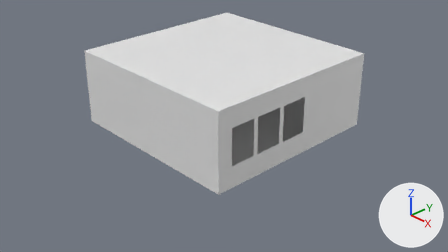
The Blender file untitled.blend: old version first, new version second.
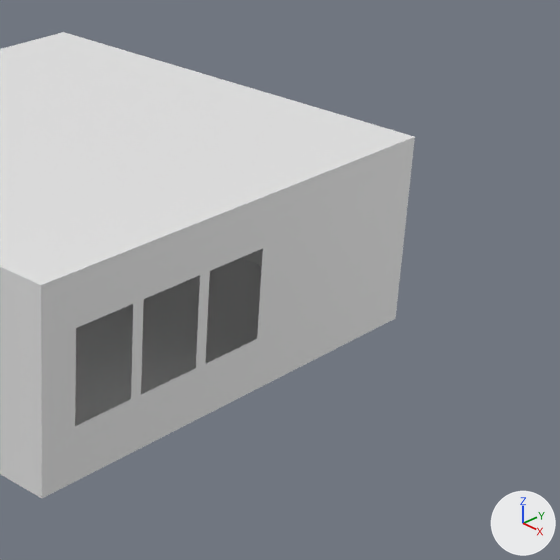
There are two pictures of each version: one from the file's camera 'Camera', one close up on the part from 45% to 94% of the width and 0% to 87% of the height. Every picture has the same lights, and +X, +Y and +Z are marked at lower right.

The scene before the commit, as lines of its bpy script (objects in view):
```python
me_plane = bpy.data.meshes.new('Plane')
me_plane.from_pydata(...)  # 120 vertices, 115 faces; spans x -1.7..1.7, y -1.7..1.7, z 0.0..1.35
ob_plane = bpy.data.objects.new('Plane', me_plane)
ob_plane.location = (0.0, 0.0, 0.0)
```
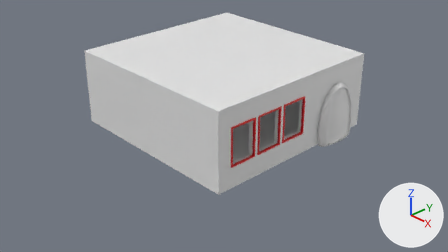
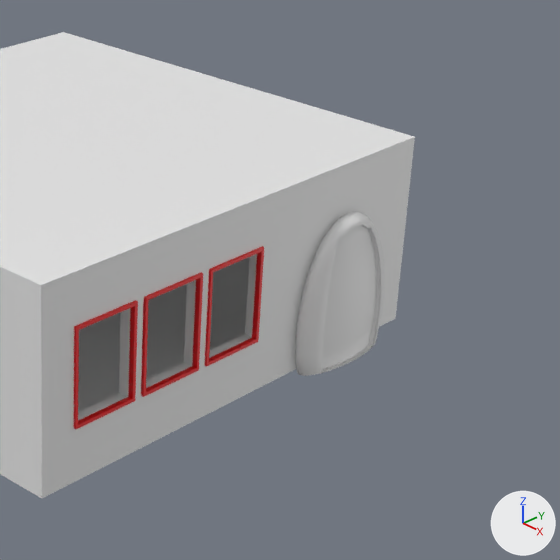
Boxes (x1, y1, x2, y2) around the edits, measured in the close-ups (560 x 560 px):
'Plane', modifiers changed: (0, 32, 415, 498) in both
'Sphere', added: after (296, 212, 384, 376)
'Plane.001', added (red): after (74, 300, 138, 429)
'Plane.002', added (red): after (141, 272, 203, 397)
'Plane.003', added (red): after (205, 246, 264, 366)

Edits to the bpy script that builds the scene:
```text
Add mat_material_001:
    mat_material_001 = principled_material('Material.001')
    mat_material_001.base_color = (0.8, 0.00325, 0.00543)  # red #e70b11
Add me_plane_003:
    me_plane_003.from_pydata(...)  # 32 vertices, 32 faces; spans x -1.0..1.0, y -1.0..1.0, z 0.0..0.04
    me_plane_003.materials.append(mat_material_001)  # red #e70b11
Add me_sphere:
    me_sphere.from_pydata(...)  # 381 vertices, 381 faces; spans x -1.22..0.71, y 0.46..2.46, z -0.68..0.71
    me_sphere.polygons.foreach_set('use_smooth', [True] * 381)
Change ob_plane:
    add _m = ob_plane.modifiers.new('Solidify', 'SOLIDIFY')
    add _m.thickness = 0.1
Add ob_plane_003:
    ob_plane_003 = bpy.data.objects.new('Plane.003', me_plane_003)
    ob_plane_003.location = (1.678, -0.086, 0.69)
    ob_plane_003.rotation_euler = (0.0, 1.571, 0.0)  # degrees (0, 90, 0)
    ob_plane_003.scale = (0.326, 0.244, 1.0)
Add ob_plane_002:
    ob_plane_002 = bpy.data.objects.new('Plane.002', me_plane_003.copy())
    ob_plane_002.location = (1.678, -0.645, 0.69)
    ob_plane_002.rotation_euler = (0.0, 1.571, 0.0)  # degrees (0, 90, 0)
    ob_plane_002.scale = (0.326, 0.244, 1.0)
Add ob_plane_001:
    ob_plane_001 = bpy.data.objects.new('Plane.001', me_plane_003.copy())
    ob_plane_001.location = (1.678, -1.203, 0.69)
    ob_plane_001.rotation_euler = (0.0, 1.571, 0.0)  # degrees (0, 90, 0)
    ob_plane_001.scale = (0.326, 0.244, 1.0)
Add ob_sphere:
    ob_sphere = bpy.data.objects.new('Sphere', me_sphere)
    ob_sphere.location = (1.786, 0.322, 0.501)
    ob_sphere.scale = (0.134, 0.434, 0.745)
```
